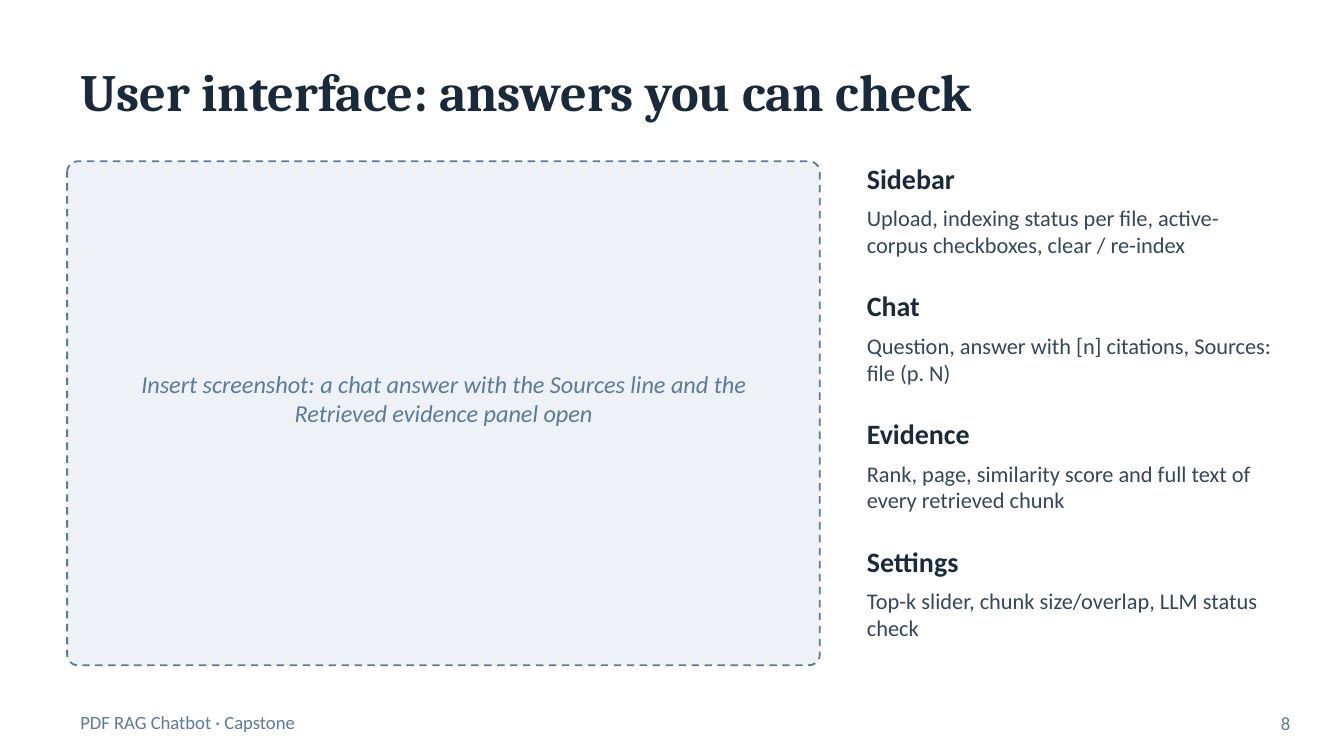
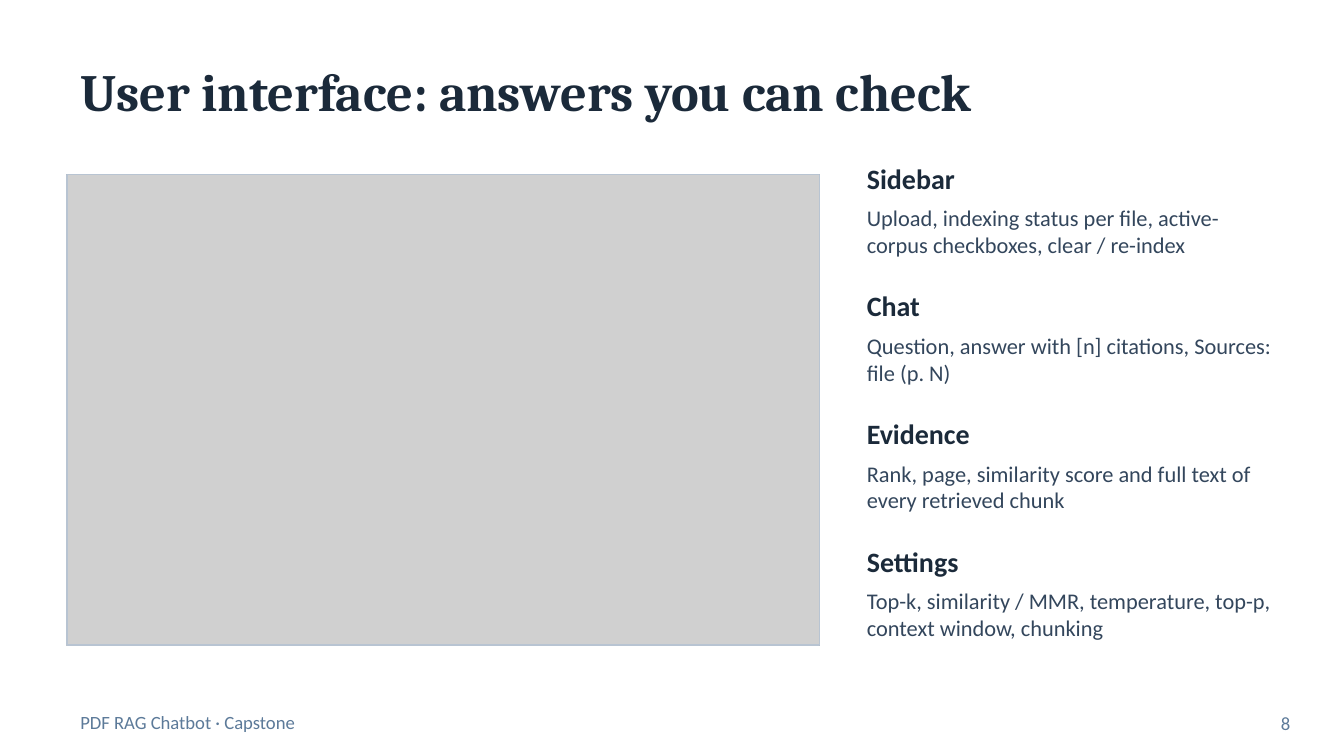
Before and after one commit to sabareesh-r23/pdf-rag-chatbot-old, a slide deck: slide 8 of docs/presentation/RAG_PDF_Chatbot_Capstone.pptx. Drawn at 1344x756 pixels with LibreOffice and Linux fonts; fonts in the diff are those of the drawing; grey boxes stand for pictures. Boxes give left, top, right and bottom in pixels: in the first picture for what was removed or moved away, otherwise in the second. Text is boxed around its words. In the diff, an @@ line names an element or a change of style, - is before the commit and + after.

```diff
--- a/docs/presentation/RAG_PDF_Chatbot_Capstone.pptx
+++ b/docs/presentation/RAG_PDF_Chatbot_Capstone.pptx
@@ rounded rectangle removed at [67,161,820,665] @@
@@ picture added at [67,175,820,645] @@
@@ rectangle added at [67,175,820,645], outline #B8C4D2 0.75 pt @@
@@ text removed at [141,376,746,426] @@
-Insert screenshot: a chat answer with the Sources line and the Retrieved evidence panel open
@@ text at [867,593,1270,640]: text changed @@
-Top-k slider, chunk size/overlap, LLM status check
+Top-k, similarity / MMR, temperature, top-p, context window, chunking
```
Also in this commit, not shown: 3 other slides changed, 10 other files.
